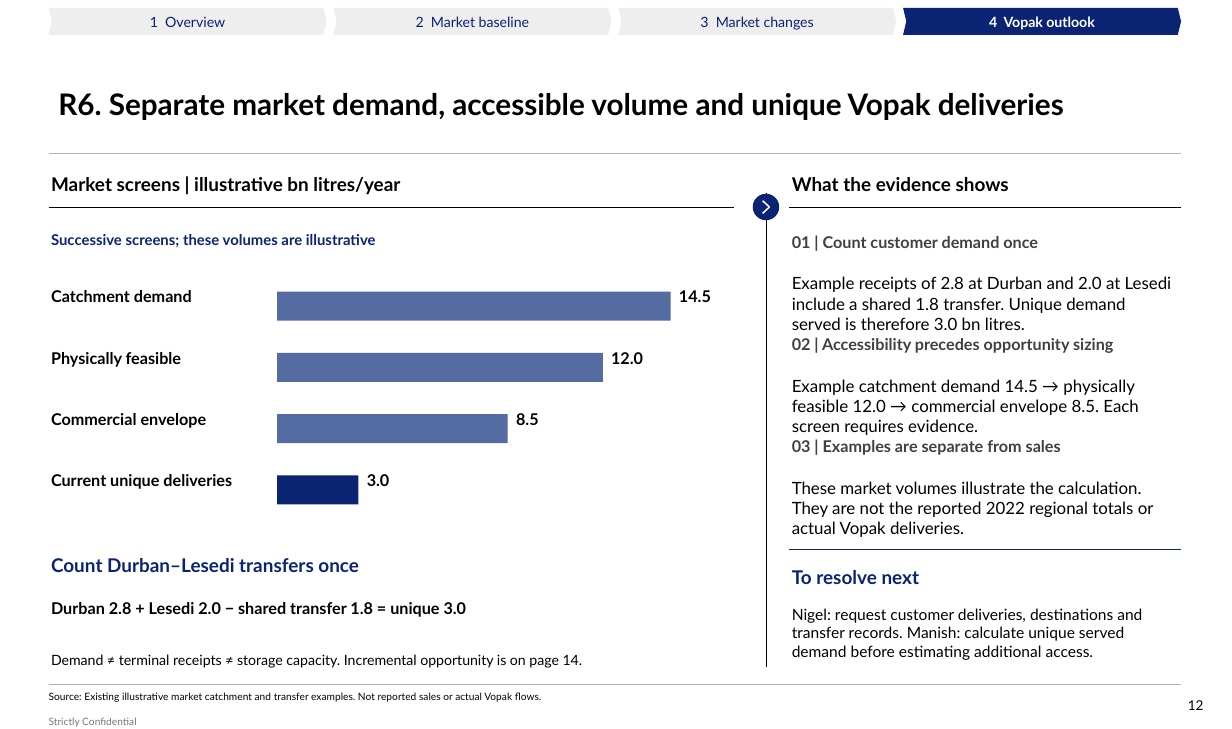
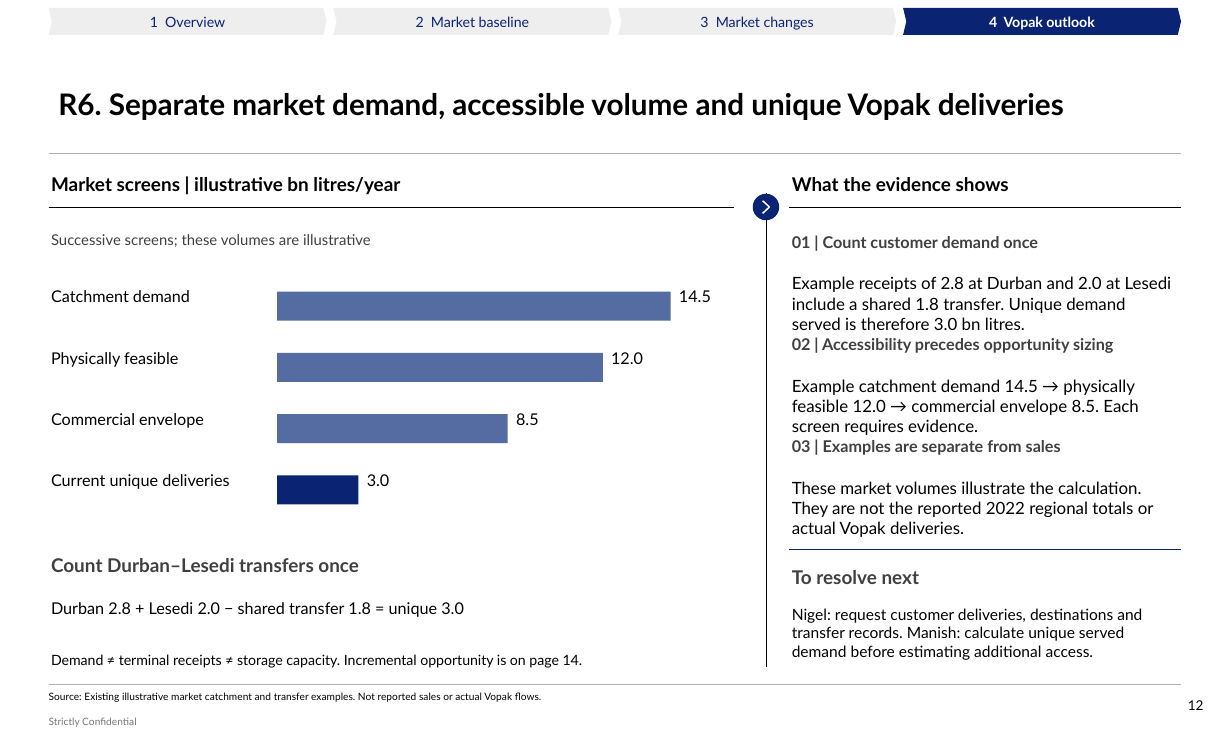
Before and after one commit to Africa-International-Advisors/liquid_fuels_model, a slide deck: slide 12 of pptx/output/delivered/Vopak_Week1_Convergence_2026_10_06.pptx. Drawn at 1232x729 pixels with LibreOffice and Linux fonts; fonts in the diff are those of the drawing; background and template pictures are left out. Boxes give left, top, right and bottom in pixels: in the first picture for what was removed or moved away, otherwise in the second. Text is boxed around its words. In the diff, an @@ line names an element or a change of style, - is before the commit and + after.

```diff
--- a/pptx/output/delivered/Vopak_Week1_Convergence_2026_10_06.pptx
+++ b/pptx/output/delivered/Vopak_Week1_Convergence_2026_10_06.pptx
@@ text "Successive screens; these volumes are ..." at box(51, 234, 371, 247): text colour #0A2373 to none, bold off @@
@@ text "Count Durban–Lesedi transfers once" at box(51, 558, 359, 572): text colour #0A2373 to none @@
@@ text "To resolve next" at box(792, 570, 920, 584): text colour #0A2373 to none @@
@@ text colour #000000 to none, bold off in 8 elements at box(51, 290, 190, 302), box(679, 290, 711, 302), box(51, 352, 178, 367), box(51, 413, 204, 428), box(516, 413, 539, 425), box(51, 474, 229, 489), box(367, 474, 390, 486), box(51, 602, 464, 617) @@
```
Also in this commit, not shown: 18 other slides changed, 2 slides added, 15 other files.
